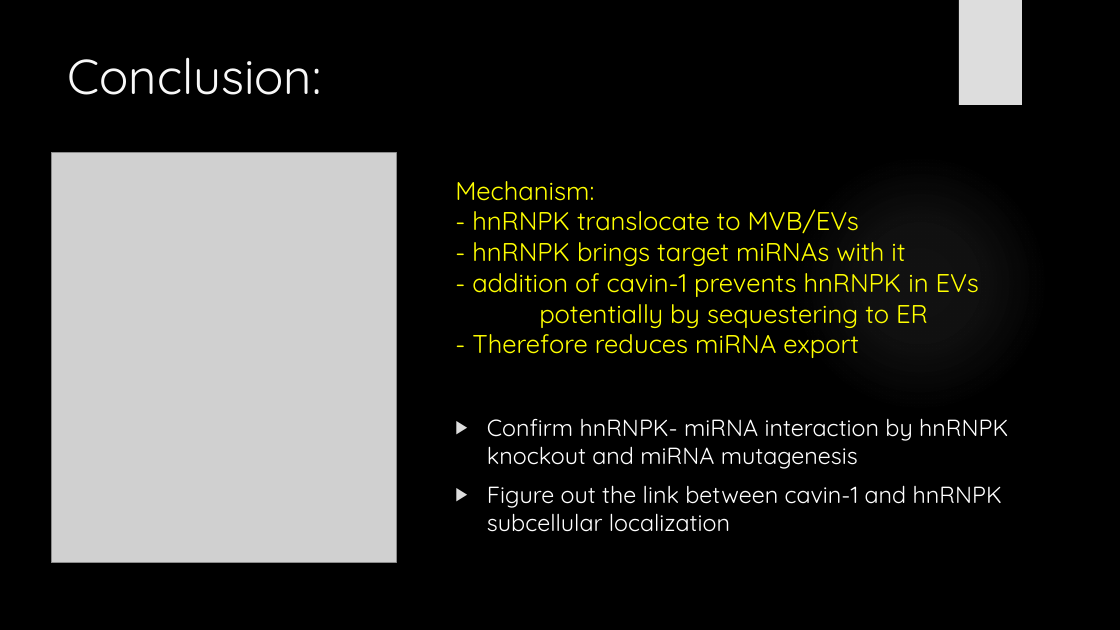
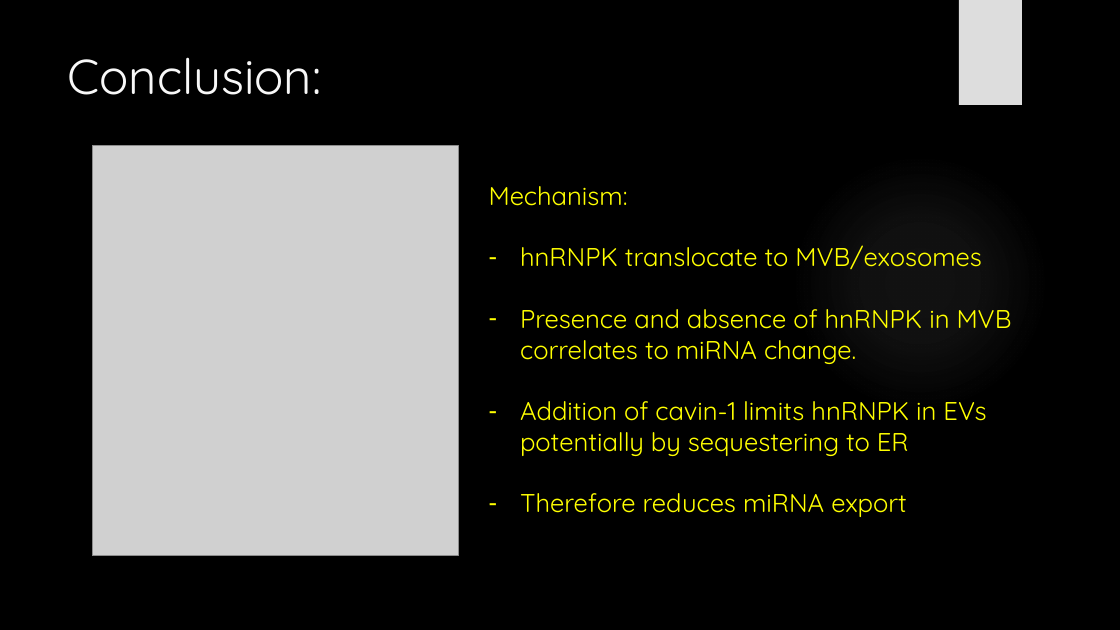
Before and after one commit to HarleyRobinson/Honours2, a slide deck: slide 19 of SeminarSlides.pptx. Drawn at 1120x630 pixels with LibreOffice and Linux fonts; fonts in the diff are those of the drawing; grey boxes stand for pictures; background and template pictures are left out. Boxes give left, top, right and bottom in pixels: in the first picture for what was removed or moved away, otherwise in the second. Text is boxed around its words. In the diff, an @@ line names an element or a change of style, - is before the commit and + after.

```diff
--- a/SeminarSlides.pptx
+++ b/SeminarSlides.pptx
@@ picture: place and size @@
-picture at (51,152,396,563)
+picture at (92,145,459,556)
@@ text "Mechanism:": place and size @@
-text "Mechanism:" at (455,181,979,358)
+text "Mechanism:" at (489,186,1012,517)
@@ text at (520,245,1012,517): text changed @@
-- hnRNPK translocate to MVB/EVs
-- hnRNPK brings target miRNAs with it
-- addition of cavin-1 prevents hnRNPK in EVs
-potentially by sequestering to ER
-- Therefore reduces miRNA export
+– hnRNPK translocate to MVB/exosomes
+– Presence and absence of hnRNPK in MVB correlates to miRNA change.
+– Addition of cavin-1 limits hnRNPK in EVs potentially by sequestering to ER
+– Therefore reduces miRNA export
@@ text removed at (487,418,1008,532) @@
-▶ Confirm hnRNPK- miRNA interaction by hnRNPK knockout and miRNA mutagenesis
-▶ Figure out the link between cavin-1 and hnRNPK subcellular localization
```
Also in this commit, not shown: 5 other slides changed, 1 slide added, 1 slide removed, 17 other files.
